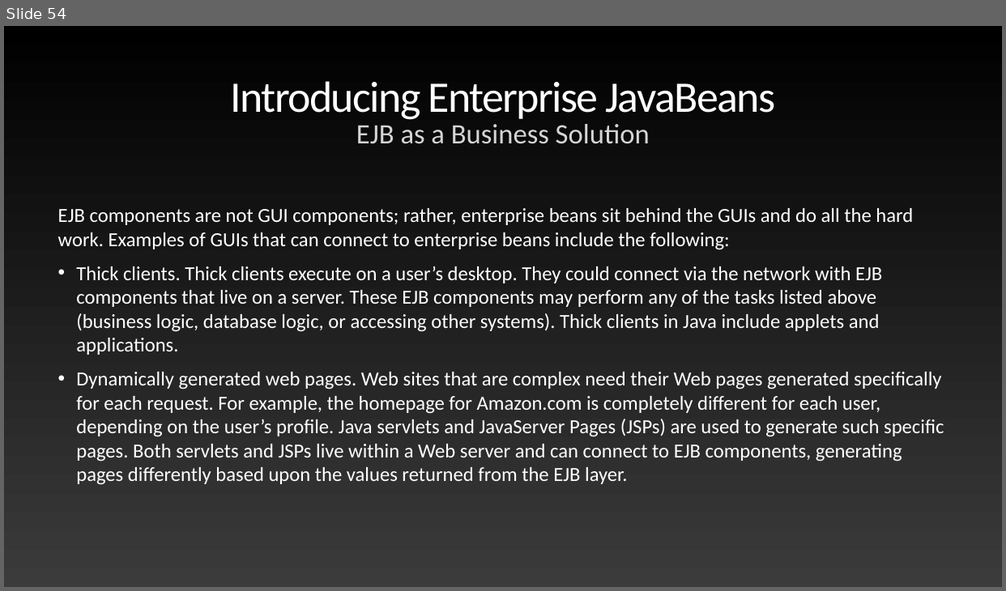
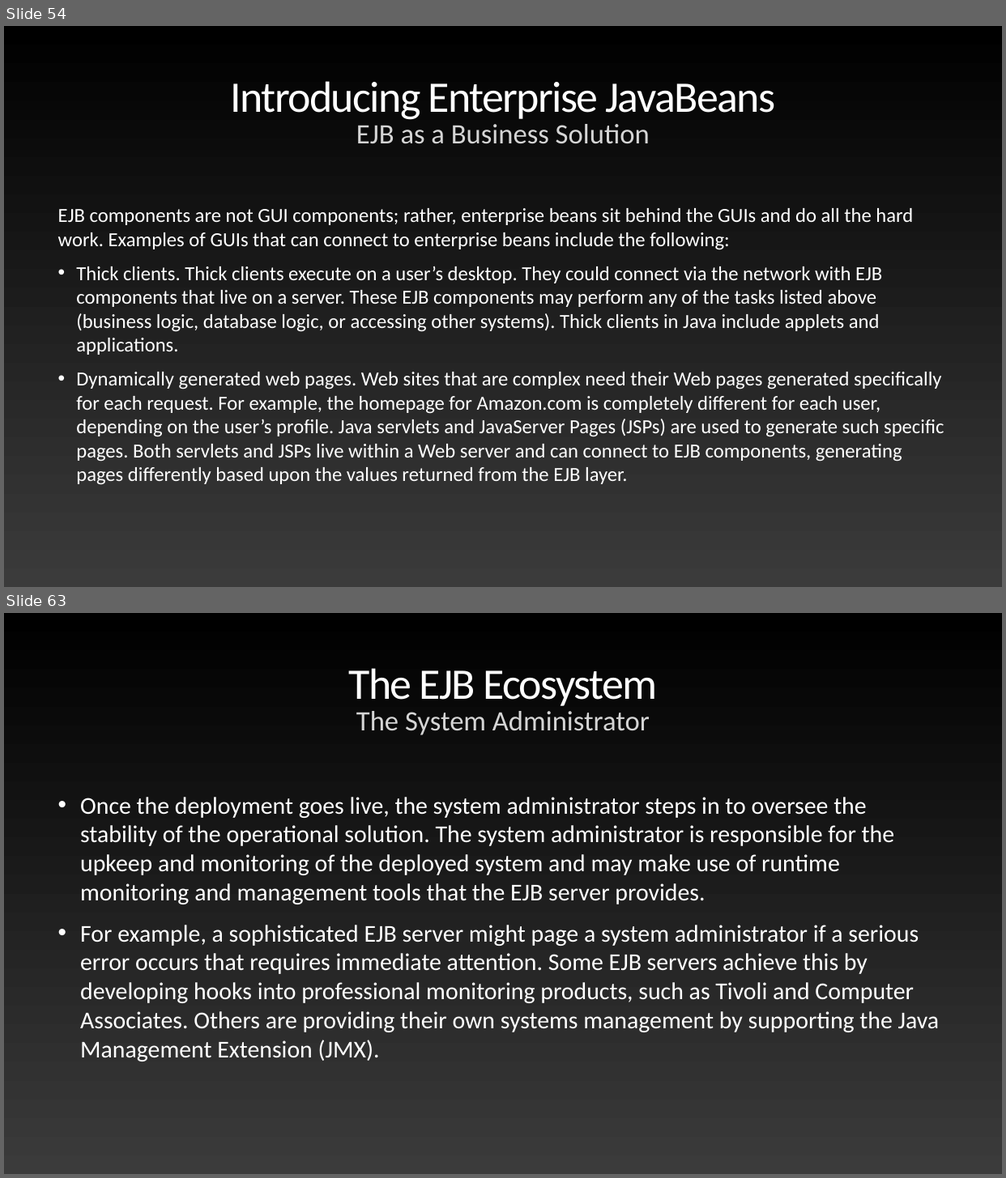
Before and after one commit to anmolrajaroraa/AdvJavaNov2020, a slide deck: Mastering Enterprise JavaBeans.pptx. Shown one above the other, each under a label of ours: slide 54 before the commit, slides 54 and 63 after it; the slides between them are not shown. The pictures are 1006x591 and 1006x1178 pixels, drawn with LibreOffice and Linux fonts; fonts in the diff are those of the drawing. Boxes give left, top, right and bottom in pixels: in the first picture for what was removed or moved away, otherwise in the second. Text is boxed around its words. In the diff, an @@ line names an element or a change of style, - is before the commit and + after.

```diff
--- a/Mastering Enterprise JavaBeans.pptx
+++ b/Mastering Enterprise JavaBeans.pptx
@@ slide 63 added at [4, 613, 1002, 1174], background gradient #000000 to #3B3B3B @@
@@ title added at [349, 668, 657, 706], 84 pt, text gradient #FFFFFF to #929292 @@
+The EJB Ecosystem
@@ text added at [356, 711, 650, 735], 54 pt, text #D5D5D5 @@
+The System Administrator
@@ text added at [80, 797, 940, 1062], 46.6 pt, text #FFFFFF @@
+• Once the deployment goes live, the system administrator steps in to oversee the stability of the operational solution. The system administrator is responsible for the upkeep and monitoring of the deployed system and may make use of runtime monitoring and management tools that the EJB server provides.
+• For example, a sophisticated EJB server might page a system administrator if a serious error occurs that requires immediate attention. Some EJB servers achieve this by developing hooks into professional monitoring products, such as Tivoli and Computer Associates. Others are providing their own systems management by supporting the Java Management Extension (JMX).
```
Also in this commit, not shown: 87 other slides added.
